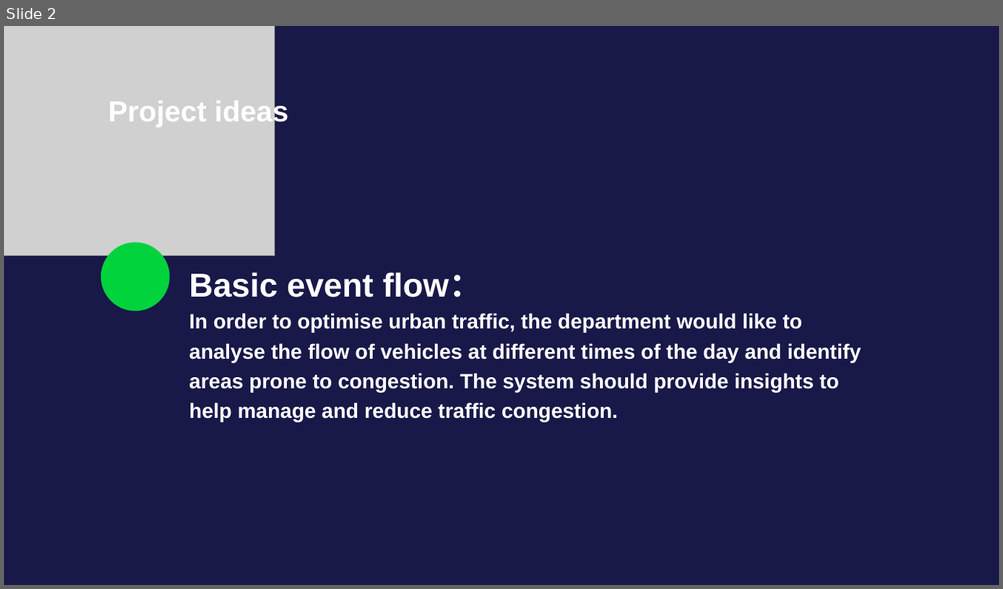
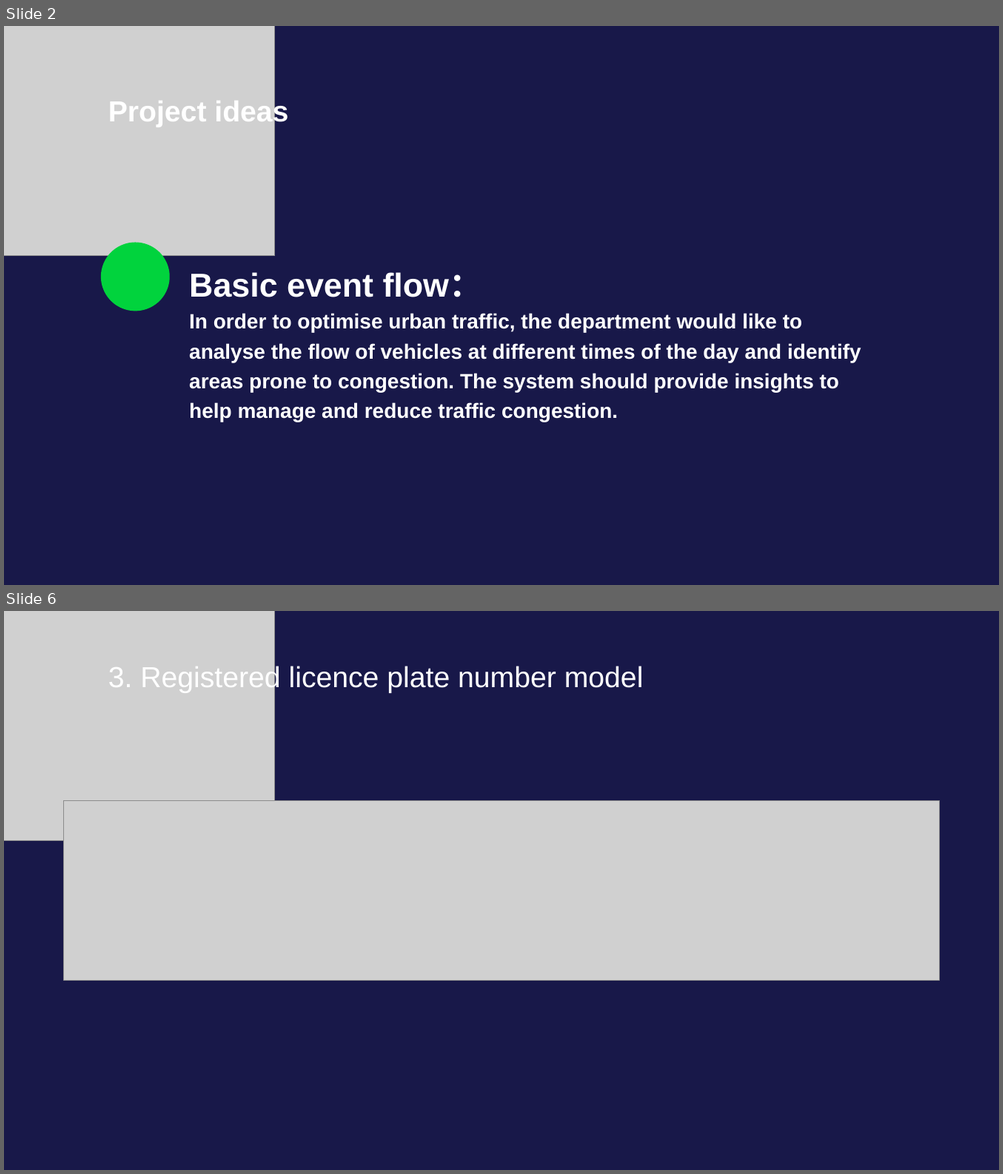
Before and after one commit to LZPMPC005L/Vehicle-management, a slide deck: Vehicle management.pptx. Shown one above the other, each under a label of ours: slide 2 before the commit, slides 2 and 6 after it; the slides between them are not shown. The pictures are 1003x589 and 1003x1174 pixels, drawn with LibreOffice and Linux fonts; fonts in the diff are those of the drawing; grey boxes stand for pictures. Boxes give left, top, right and bottom in pixels: in the first picture for what was removed or moved away, otherwise in the second. Text is boxed around its words. In the diff, an @@ line names an element or a change of style, - is before the commit and + after.

```diff
--- a/Vehicle management.pptx
+++ b/Vehicle management.pptx
@@ slide 6 added at [4, 611, 999, 1170], background #181849 @@
@@ picture added at [4, 611, 275, 841] @@
@@ text added at [108, 664, 643, 693], 28 pt, text #FFFFFF @@
+3. Registered licence plate number model
@@ picture added at [64, 801, 939, 981] @@
```
Also in this commit, not shown: 5 slides changed, 6 other slides added, 12 slides removed, 4 other files.
